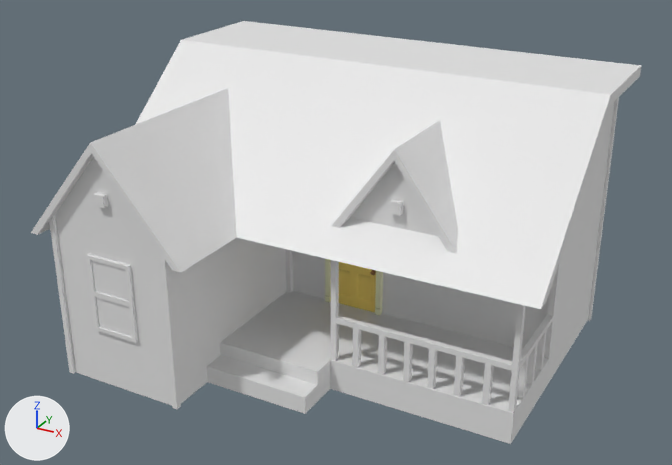
The FBX model Assets/_Game/Mesh Assets/House.fbx as it was, and as the next commit left it.
Both versions are drawn from a 50 mm camera at (10.84, -20.04, 13.42) aimed at (-0.07, -0.21, 3.51). The lights are fixed; the arrows at lower left show +X, +Y and +Z.

Objects in the first picture: 'Beam', 'Beam.001', 'Beam.002', 'Beam.003', 'Deco', 'Deco.001', 'Door.003', 'Floor', 'Foundation', 'Patio', 'PatioSide', 'Roof', 'Roof.003', 'RoofMain', 'Stairs', 'WallRoof', 'Walls', 'Window', 'WindowSill'.
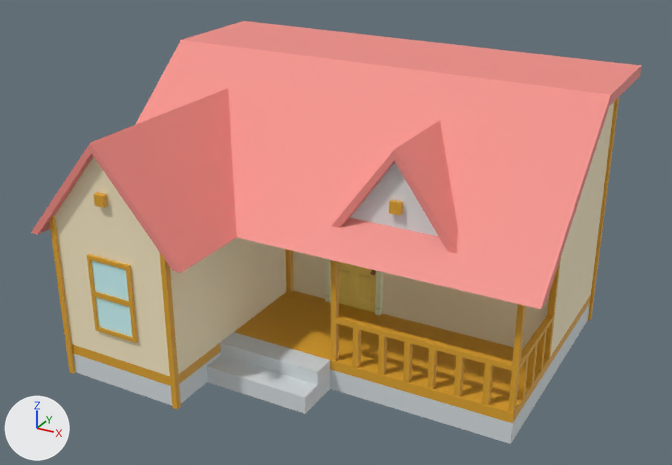
Changed parts and their boxes (x1, y1, x2, y2) in the pictures (672 x 465 px):
'RoofMain', recoloured (white to pink): (135, 21, 641, 309) in both
'Walls', recoloured (grey to beige): (55, 101, 615, 376) in both
'Roof', recoloured (grey to pink): (31, 88, 237, 273) in both
'Floor', recoloured: (72, 291, 591, 423) in both
'Foundation', recoloured: (73, 303, 590, 442) in both
'Patio', recoloured: (331, 260, 526, 412) in both
'Roof.003', recoloured (grey to pink): (332, 120, 458, 253) in both
'Window', recoloured (grey to cyan): (92, 261, 133, 337) in both
'PatioSide', recoloured: (517, 258, 561, 399) in both
'Beam.001', recoloured: (159, 252, 181, 409) in both
'WindowSill', recoloured: (87, 254, 138, 343) in both
'Beam.002', recoloured: (49, 215, 75, 374) in both
'Beam.003', recoloured: (588, 97, 619, 321) in both
'Beam', recoloured: (285, 249, 293, 293) in both
'Deco.001', recoloured (grey to orange): (389, 200, 403, 215) in both
'Deco', recoloured: (93, 192, 108, 208) in both

What changed in the scene script:
```text
Change me_cube_087:
    where me_cube_087.from_pydata(...)  # 8 vertices, 6 faces; spans x 5.62..5.76, y 4.72..4.88, z 0.0..7.4
    add me_cube_087.materials.append(mat_m_table_003)  # orange #e0a52b
Change me_cube_054:
    where me_cube_054.from_pydata(...)  # 8 vertices, 6 faces; spans x -4.037..-3.748, y -4.848..-4.558, z 5.145..5.435
    add me_cube_054.materials.append(mat_m_table_003)  # orange #e0a52b
Change me_cube_107:
    where me_cube_107.from_pydata(...)  # 56 vertices, 53 faces; spans x 5.53..5.69, y -1.94..0.75, z 0.87..6.68
    add me_cube_107.materials.append(mat_m_table_003)  # orange #e0a52b
Change me_cube_051:
    where me_cube_051.from_pydata(...)  # 118 vertices, 121 faces; spans x -6.25..6.23, y -2.66..4.88, z 4.0..7.64
    add me_cube_051.materials.append(mat_m_couch_001)  # pink #f38e87
Change me_cube_068:
    where me_cube_068.from_pydata(...)  # 16 vertices, 14 faces; spans x -5.61..5.69, y -4.7..4.8, z 0.58..0.87
    add me_cube_068.materials.append(mat_m_table_003)  # orange #e0a52b
Change me_cube_103:
    where me_cube_103.from_pydata(...)  # 12 vertices, 8 faces; spans x 0.78..4.04, y -2.02..0.67, z 4.54..6.75
    add me_cube_103.materials.append(mat_m_couch)  # pink #f38e87
Change me_cube_074:
    where me_cube_074.from_pydata(...)  # 60 vertices, 62 faces; spans x -4.56..-3.22, y -4.78..-4.64, z 1.59..3.71
    add me_cube_074.materials.append(mat_m_table_003)  # orange #e0a52b
Change me_cube_083:
    where me_cube_083.from_pydata(...)  # 8 vertices, 6 faces; spans x -2.17..-2.03, y 0.59..0.75, z 0.87..6.68
    add me_cube_083.materials.append(mat_m_table_003)  # orange #e0a52b
Change me_cube_069:
    where me_cube_069.from_pydata(...)  # 114 vertices, 114 faces; spans x -5.61..5.69, y -4.7..4.8, z 0.87..7.4
    add me_cube_069.materials.append(mat_m_rug1_001)  # beige #fdeec8
Change me_cube_075:
    where me_cube_075.from_pydata(...)  # 16 vertices, 14 faces; spans x -2.17..0.81, y -3.4..-2.12, z 0.0..0.87
    add me_cube_075.materials.append(mat_m_sink_004)  # light grey #d8dfe2
Change me_cube_099:
    where me_cube_099.from_pydata(...)  # 12 vertices, 8 faces; spans x -6.25..-1.54, y -4.92..0.67, z 4.0..6.75
    add me_cube_099.materials.append(mat_m_couch)  # pink #f38e87
Change me_cube_066:
    where me_cube_066.from_pydata(...)  # 16 vertices, 14 faces; spans x -5.61..5.69, y -4.7..4.8, z 0.0..0.58
    add me_cube_066.materials.append(mat_m_sink_004)  # light grey #d8dfe2
Change me_cube_073:
    where me_cube_073.from_pydata(...)  # 8 vertices, 6 faces; spans x -4.47..-3.32, y -4.74..-4.67, z 1.68..3.61
    add me_cube_073.materials.append(mat_m_wall_bathroom_001)  # cyan #d1fdff
Change me_cube_086:
    where me_cube_086.from_pydata(...)  # 8 vertices, 6 faces; spans x -5.69..-5.54, y -4.78..-4.62, z 0.0..4.58
    add me_cube_086.materials.append(mat_m_table_003)  # orange #e0a52b
Change me_cube_082:
    where me_cube_082.from_pydata(...)  # 108 vertices, 106 faces; spans x 0.82..5.69, y -2.09..-1.94, z 0.87..4.32
    add me_cube_082.materials.append(mat_m_table_003)  # orange #e0a52b
Change me_cube_085:
    where me_cube_085.from_pydata(...)  # 8 vertices, 6 faces; spans x -2.24..-2.1, y -4.78..-4.62, z 0.0..4.58
    add me_cube_085.materials.append(mat_m_table_003)  # orange #e0a52b
Change me_cube_084:
    where me_cube_084.from_pydata(...)  # 8 vertices, 6 faces; spans x 2.267..2.556, y -1.916..-1.626, z 5.145..5.435
    add me_cube_084.materials.append(mat_m_table_003)  # orange #e0a52b
```
